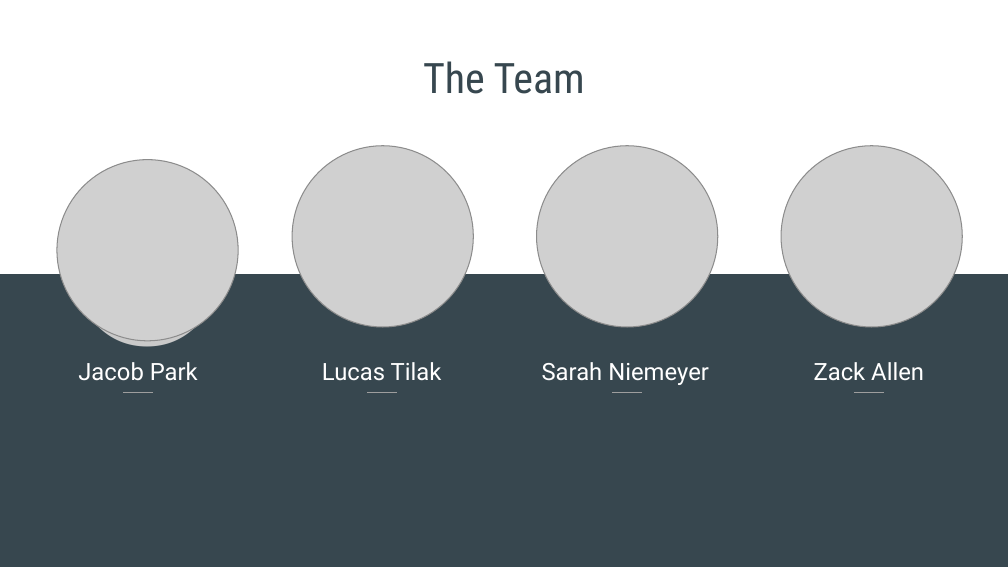
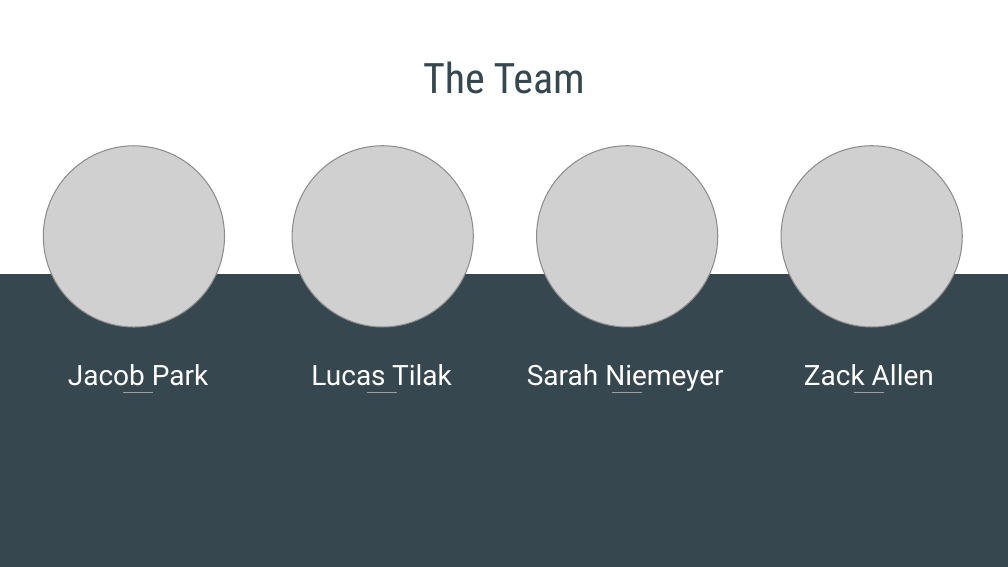
Before and after one commit to jacobpark1080/happyapp, a slide deck: slide 2 of HappyApp_Part_5.ppt. Drawn at 1008x567 pixels with LibreOffice and Linux fonts; fonts in the diff are those of the drawing; grey boxes stand for pictures. Boxes give left, top, right and bottom in pixels: in the first picture for what was removed or moved away, otherwise in the second. Text is boxed around its words. In the diff, an @@ line names an element or a change of style, - is before the commit and + after.

```diff
--- a/HappyApp_Part_5.ppt
+++ b/HappyApp_Part_5.ppt
@@ text removed at (0, 59, 354, 455) @@
-😄
@@ picture: place and size @@
-picture at (56, 159, 238, 341)
+picture at (43, 146, 225, 328)
@@ size 17 to 20 pt in 4 elements at (68, 364, 208, 393), (311, 364, 452, 393), (527, 364, 723, 393), (804, 364, 934, 393) @@
```
Also in this commit, not shown: 7 other slides changed, 4 other files.
